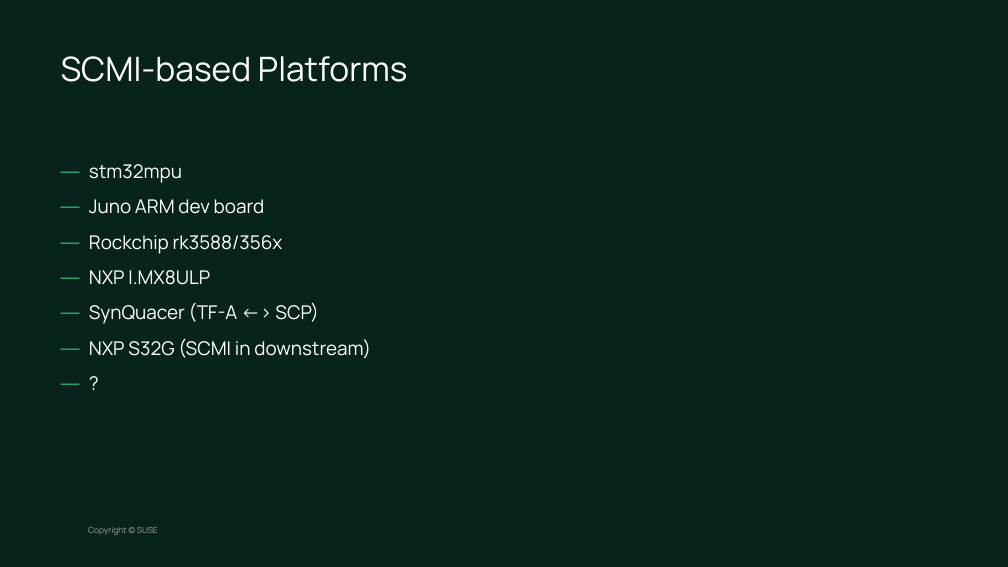
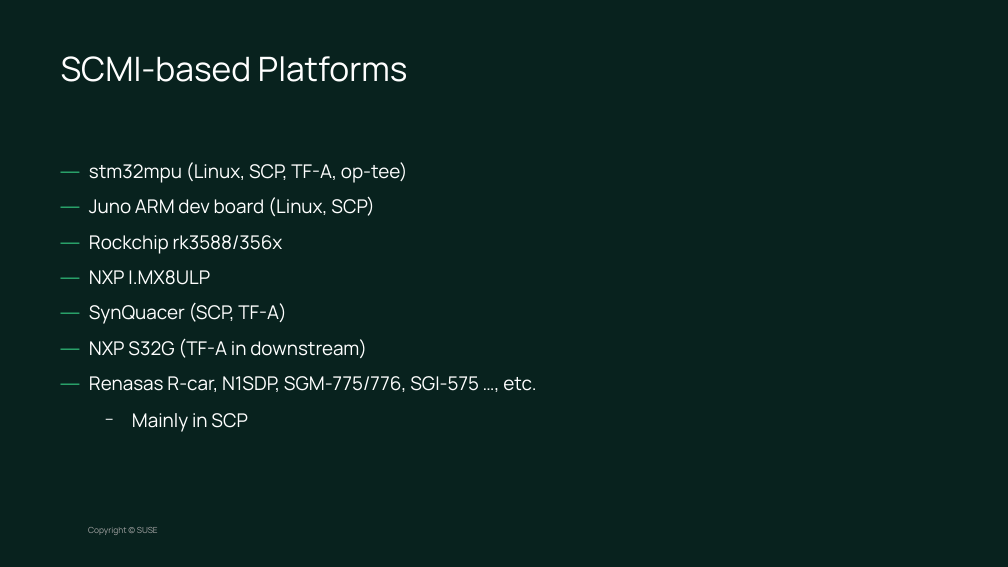
Before and after one commit to chesterlintw/conf-docs, a slide deck: slide 21 of suse-lab-conf/2023/SCMI.odp. Drawn at 1008x567 pixels with LibreOffice and Linux fonts; fonts in the diff are those of the drawing; background and template pictures are left out. Boxes give left, top, right and bottom in pixels: in the first picture for what was removed or moved away, otherwise in the second. Text is boxed around its words. In the diff, an @@ line names an element or a change of style, - is before the commit and + after.

```diff
--- a/suse-lab-conf/2023/SCMI.odp
+++ b/suse-lab-conf/2023/SCMI.odp
@@ text at [89, 162, 408, 216]: text changed @@
-— stm32mpu
-— Juno ARM dev board
+— stm32mpu (Linux, SCP, TF-A, op-tee)
+— Juno ARM dev board (Linux, SCP)
@@ text at [89, 303, 536, 428]: text changed @@
-— SynQuacer (TF-A <-> SCP)
-— NXP S32G (SCMI in downstream)
-— ?
+— SynQuacer (SCP, TF-A)
+— NXP S32G (TF-A in downstream)
+— Renasas R-car, N1SDP, SGM-775/776, SGI-575 …, etc.
+  − Mainly in SCP
```
Also in this commit, not shown: 7 other slides changed.
